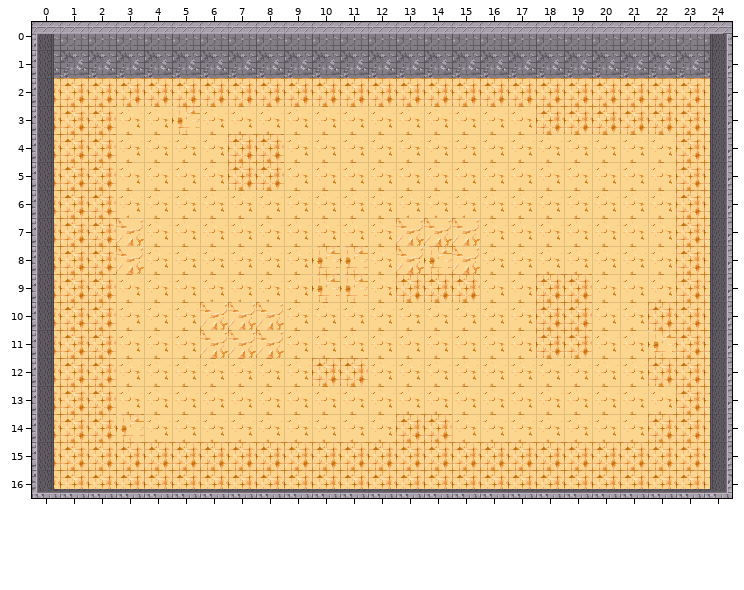
Tiled map -- assets/maps/level1.tmx. Above, as it was before the edit.
Cells are 32x32 px. Shown: x 0..24, y 0..16.
New version:
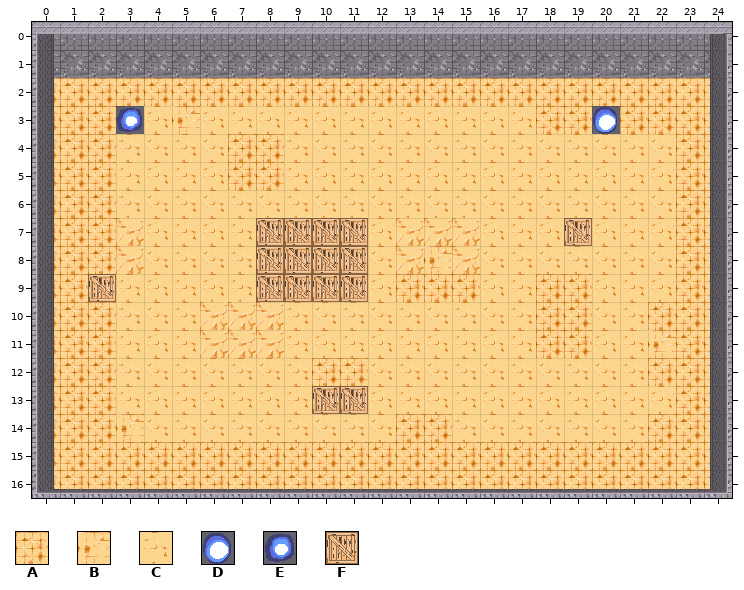
Key: from "tiles": A 1, B 14, C 15, D 17, E 19, F 20.
_ is an empty cell.
Change:
Layer "floor":
Tile D replaces tile A in row 3 at x 20.
Tile E replaces tile C in row 3 at x 3.
Tile F replaces tile A in row 9 at x 2.
Tile F replaces tile B in rows 8 to 9 at x 10 to 11.
Tile F replaces tile C in row 7 at x 8 to 11 and 19; in rows 8 to 9 at x 8 to 9; in row 13 at x 10 to 11.
Pixel boxes of the changes (left, top, right, bottom) in both pictures:
changed: (116, 106, 144, 134)
changed: (592, 106, 620, 134)
changed: (256, 218, 368, 302)
changed: (564, 218, 592, 246)
changed: (88, 274, 116, 302)
changed: (312, 386, 368, 414)
